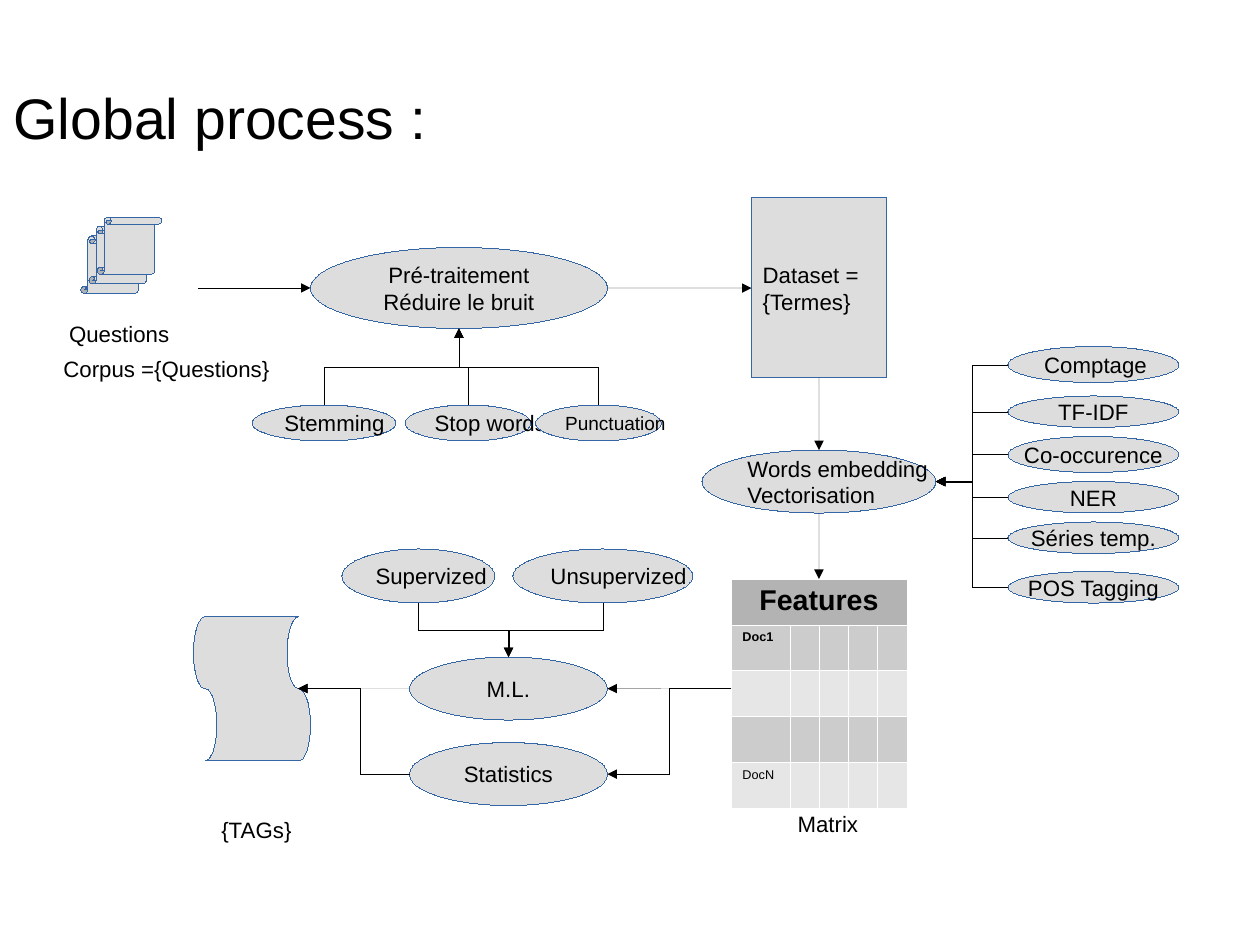
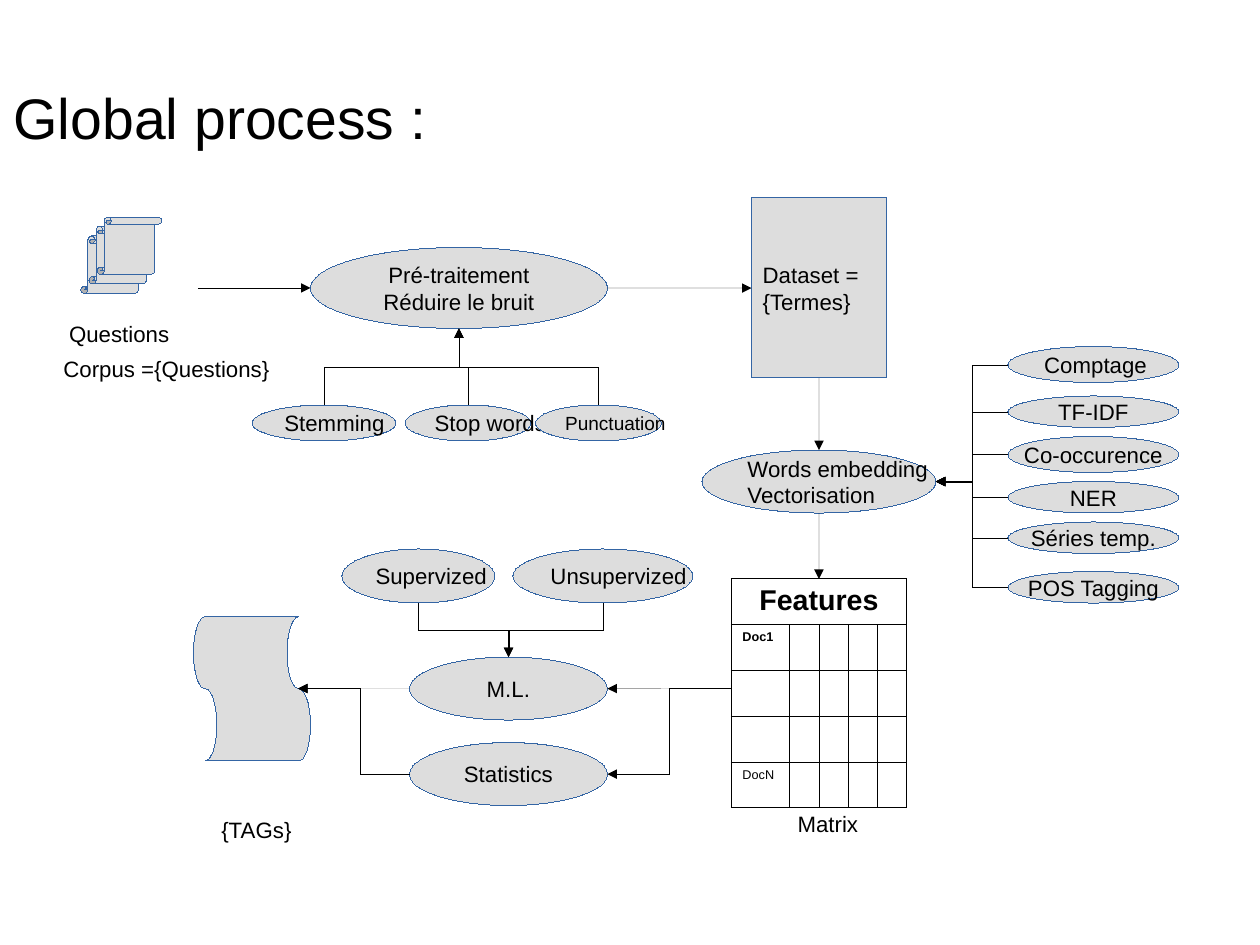
Before and after one commit to dataforcast/OC_Datascientist, a slide deck: slide 5 of P6/report/Openclassrooms_ParcoursDatascientist_P6-V1.odp (slide 3 before the commit). Drawn at 1260x945 pixels with LibreOffice and Linux fonts; fonts in the diff are those of the drawing; background and template pictures are left out. Boxes give left, top, right and bottom in pixels: in the first picture for what was removed or moved away, otherwise in the second. Text is boxed around its words. In the diff, an @@ line names an element or a change of style, - is before the commit and + after.

```diff
--- a/P6/report/Openclassrooms_ParcoursDatascientist_P6-V1.odp
+++ b/P6/report/Openclassrooms_ParcoursDatascientist_P6-V1.odp
@@ table at box(732, 579, 909, 797) @@
@@ fill #B3B3B3 to none in row 1, column 1 @@
@@ fill #CCCCCC to none in row 2, column 1 @@
@@ fill #E6E6E6 to none in row 5, column 1 @@
@@ borders changed @@
```
Also in this commit, not shown: 2 other slides changed, 4 slides added, 9 other files.
